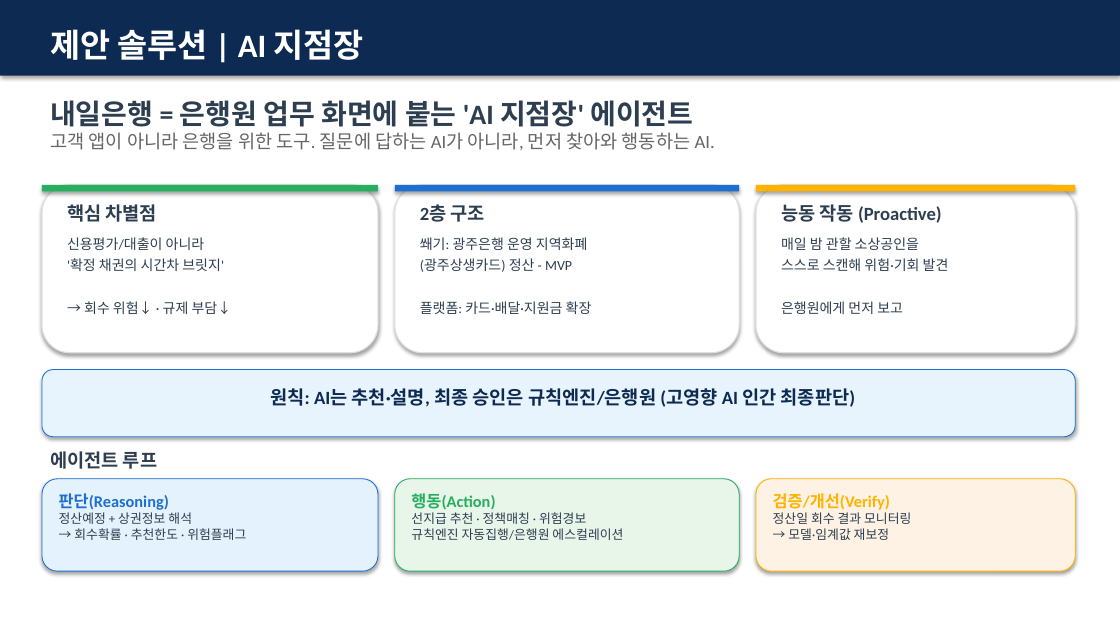
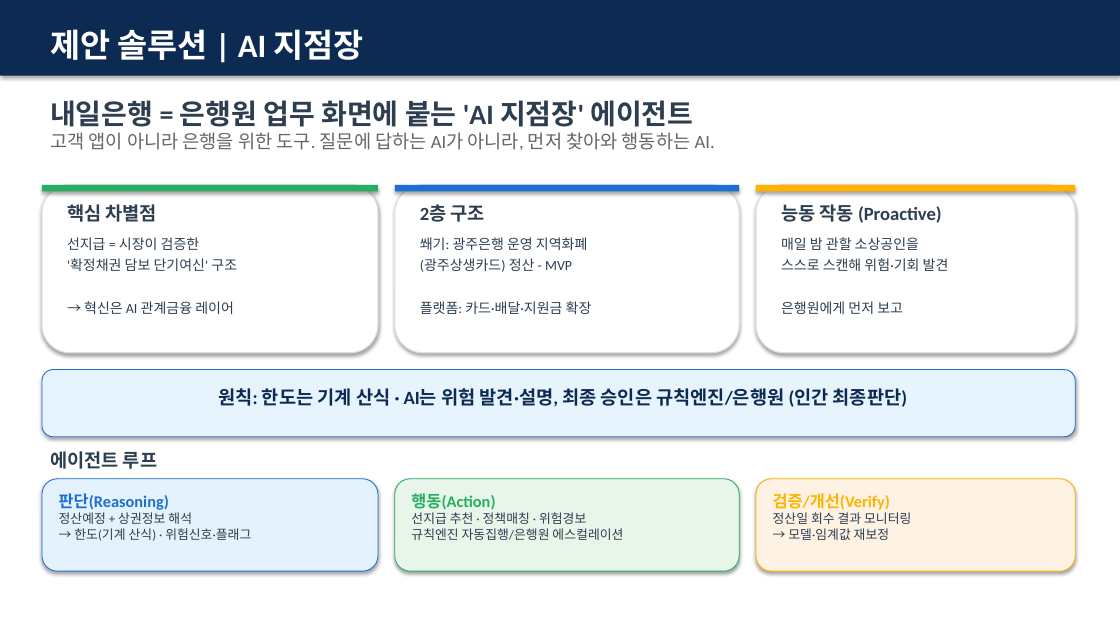
Before and after one commit to BBuSang/JB-Fin-AI-Challenge, a slide deck: slide 3 of 내일은행_MVP제안서_발표.pptx. Drawn at 1120x630 pixels with LibreOffice and Linux fonts; fonts in the diff are those of the drawing. Boxes give left, top, right and bottom in pixels: in the first picture for what was removed or moved away, otherwise in the second. Text is boxed around its words. In the diff, an @@ line names an element or a change of style, - is before the commit and + after.

Commit message:
규제 보강 및 에이전트 구조 설계

```diff
--- a/내일은행_MVP제안서_발표.pptx
+++ b/내일은행_MVP제안서_발표.pptx
@@ text at [67, 237, 237, 314]: text changed @@
-신용평가/대출이 아니라
-'확정 채권의 시간차 브릿지'
-→ 회수 위험↓ · 규제 부담↓
+선지급 = 시장이 검증한
+'확정채권 담보 단기여신' 구조
+→ 혁신은 AI 관계금융 레이어
@@ text at [218, 388, 907, 407]: text changed @@
-원칙: AI는 추천·설명, 최종 승인은 규칙엔진/은행원 (고영향 AI 인간 최종판단)
+원칙: 한도는 기계 산식 · AI는 위험 발견·설명, 최종 승인은 규칙엔진/은행원 (인간 최종판단)
@@ text at [59, 512, 251, 541]: text changed @@
-정산예정 + 상권정보 해석
-→ 회수확률 · 추천한도 · 위험플래그
+정산예정 + 상권정보 해석
+→ 한도(기계 산식) · 위험신호·플래그
```
Also in this commit, not shown: 5 other slides changed, 7 other files.
